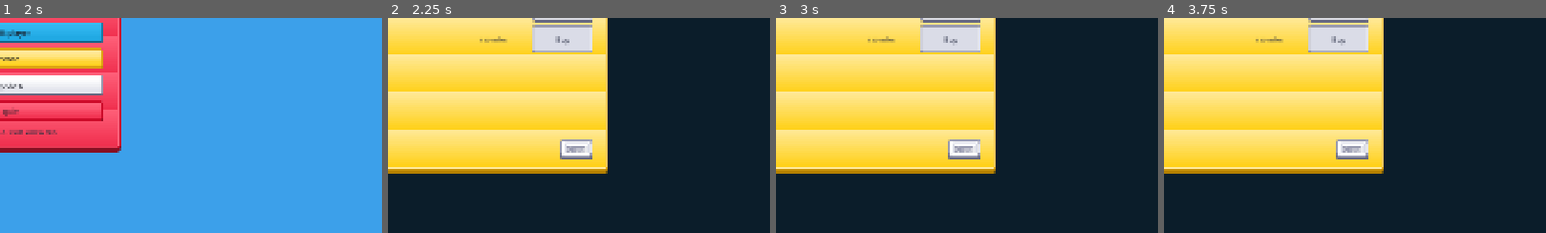
Above: before the commit, frames 1-4 (left to right).
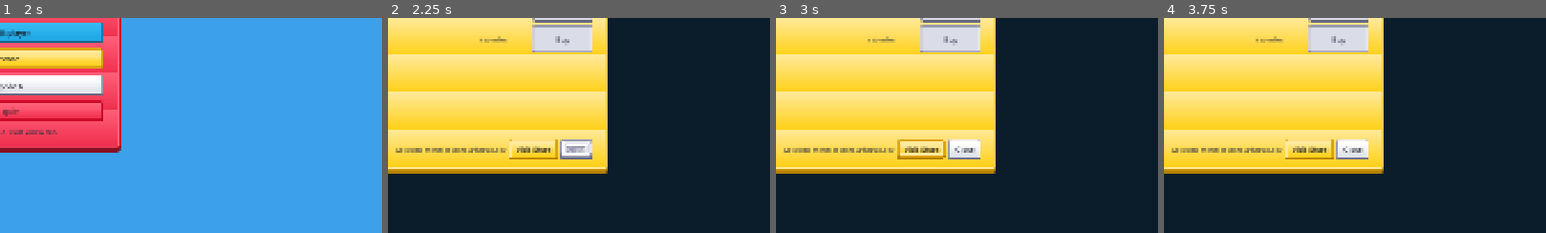
Above: after the commit, the same moments.

Repository: Arjun-Rao-Dev/HappyBoo
Game: Godot game, scene res://ui/username_prompt.tscn
Two runs of this game, one before a commit and one after it. Both use one fixed random seed, a clock stepped at 60 frames per second and the inputs below.
Inputs (mouse positions are % of the whole screen's width and height, from its top left):
- Up to frame 1 (2 s): click (50, 51) at 0.52 s; type "Alex" at 0.6 s; click "Continue" at 1.25 s
- Up to frame 2 (2.25 s): click "Store" at 2 s
- Up to frame 3 (3 s): click "Store" (after the commit: "Visit Store") at 2.75 s
- Up to frame 4 (3.75 s): click "New Run" at 3.5 s
The pictures show only the part of the screen within x 49-99%, y 50-100%; the shares and areas given below are measured in that part.

Frame 1 is identical in both runs. In frame 2, 1.4% of the frame differs, in the area x 2-45%, y 56-66%; in frame 3, 2.1%, in the area x 2-54%, y 56-66%; in frame 4, 1.8%.

Commit message:
Add merch store link to shop

Diff:
--- a/ui/store_panel.gd
+++ b/ui/store_panel.gd
@@ -2,6 +2,7 @@
 
 const KenneyUI = preload("res://ui/kenney_ui.gd")
 const PREVIEW_SIZE := Vector2(70.0, 70.0)
+const STORE_URL := "https://store.arjunrao.dev"
 const SKIN_CATALOG: Array[Dictionary] = [
 	{"id": "classic", "name": "Classic Boo", "price": 0, "preview": "res://characters/happy_boo/square_ref.png"},
 	{"id": "berry", "name": "Berry Boo", "price": 25, "preview": "res://characters/happy_boo/skins/berry/preview.png"},
@@ -16,12 +17,15 @@
 @onready var coins_label: Label = $Margin/VBox/HeaderRow/CoinsLabel
 @onready var skins_container: VBoxContainer = $Margin/VBox/SkinsContainer
 @onready var status_label: Label = $Margin/VBox/StatusLabel
+@onready var store_message_label: Label = $Margin/VBox/BottomRow/StoreMessageLabel
+@onready var store_button: Button = $Margin/VBox/BottomRow/StoreButton
 @onready var close_button: Button = $Margin/VBox/BottomRow/CloseButton
 
 
 func _ready() -> void:
 	process_mode = Node.PROCESS_MODE_ALWAYS
 	visible = false
+	store_button.pressed.connect(_on_store_pressed)
 	close_button.pressed.connect(_on_close_pressed)
 	_apply_kenney_style()
 	refresh()
@@ -126,6 +130,12 @@
 	refresh()
 
 
+func _on_store_pressed() -> void:
+	var error := OS.shell_open(STORE_URL)
+	if error != OK:
+		status_label.text = "Could not open store."
+
+
 func _on_close_pressed() -> void:
 	hide_panel()
 	emit_signal("closed")
@@ -136,4 +146,6 @@
 	KenneyUI.apply_title_label(title_label, 30)
 	KenneyUI.apply_heading(coins_label, 18)
 	KenneyUI.apply_body_label(status_label, 15)
+	KenneyUI.apply_body_label(store_message_label, 15)
+	KenneyUI.apply_yellow_button(store_button)
 	KenneyUI.apply_secondary_button(close_button)
--- a/ui/store_panel.tscn
+++ b/ui/store_panel.tscn
@@ -47,7 +47,19 @@
 
 [node name="BottomRow" type="HBoxContainer" parent="Margin/VBox"]
 layout_mode = 2
+theme_override_constants/separation = 10
 alignment = 2
+
+[node name="StoreMessageLabel" type="Label" parent="Margin/VBox/BottomRow" unique_name_in_owner=true]
+layout_mode = 2
+size_flags_horizontal = 3
+text = "Get game merch at store.arjunrao.dev"
+horizontal_alignment = 2
+autowrap_mode = 3
+
+[node name="StoreButton" type="Button" parent="Margin/VBox/BottomRow" unique_name_in_owner=true]
+layout_mode = 2
+text = "Visit Store"
 
 [node name="CloseButton" type="Button" parent="Margin/VBox/BottomRow" unique_name_in_owner=true]
 layout_mode = 2
